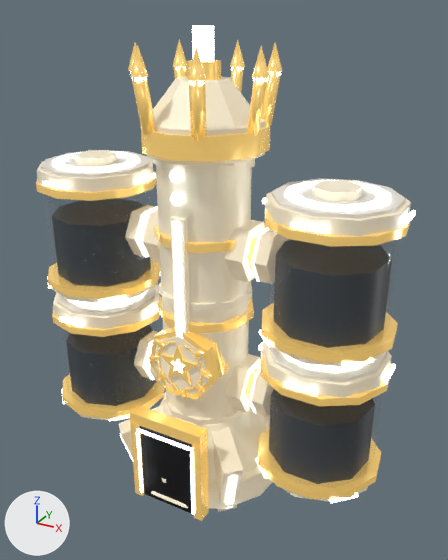
Before and after pictures for a commit that changed the glTF model assets/kit/skins/Vat_Graduate_T3.glb.
Rendered twice from a 50 mm camera at (4.95, -8.37, 8.13) aimed at (0.27, 0.13, 3.88). Lighting does not change. The marker at lower left points along +X, +Y and +Z. The first picture is the older version. Vertices at exactly the same position are counted once.

In view in the first picture: 'Vat_Graduate_T3'.
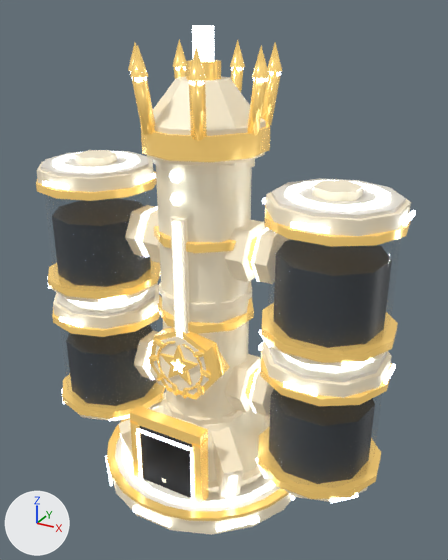
Boxes (x1, y1, x2, y2) around the edits, measured in the pictures (448 x 560 px):
'Vat_Graduate_T3', reshaped
    before: (36, 25, 416, 521)
    after: (36, 25, 416, 535)
part 1 of me_vat_graduate_t3, added (mostly hidden)
    after: (115, 402, 280, 511)
part 2 of me_vat_graduate_t3, added
    after: (112, 478, 291, 535)
part 3 of me_vat_graduate_t3, added
    after: (133, 505, 171, 528)
part 4 of me_vat_graduate_t3, reshaped
    before: (149, 339, 212, 399)
    after: (149, 339, 211, 399)
part 5 of me_vat_graduate_t3, added
    after: (105, 397, 289, 532)

The change, as a diff of the scene's bpy script:
```diff
--- a/assets/kit/skins/Vat_Graduate_T3.glb.py
+++ b/assets/kit/skins/Vat_Graduate_T3.glb.py
@@ me_vat_graduate_t3 @@
 # used by ob_vat_graduate_t3; location = (0.0, 0.0, 0.0)
-me_vat_graduate_t3.from_pydata(...)  # 2673 vertices, 4690 faces; spans x -3.27..3.27, y -1.47..1.45, z -0.03..7.89
+me_vat_graduate_t3.from_pydata(...)  # 2771 vertices, 4793 faces; spans x -3.27..3.27, y -1.94..1.94, z -0.03..7.89
+# me_vat_graduate_t3 part 1: a new loose piece, a 16-sided cylinder along z spanning x -1.8..1.8, y -1.8..1.8, z 0.38..0.41, in mat_os_grad_pearl (white #ede7da)
+# me_vat_graduate_t3 part 2: a new loose piece, a 17-sided cylinder along z spanning x -1.89..1.89, y -1.87..1.9, z 0.06..0.4, in mat_os_grad_ivory (beige #f3e7cb)
+# me_vat_graduate_t3 part 3: a new loose piece, a box spanning x -0.373..0.373, y -1.94..-1.89, z 0.19..0.29, in mat_os_light_001 (white #d4dde5, glowing white #edf6ff)
+# me_vat_graduate_t3 part 4: 384 vertices removed from x -0.62..0.62, y -0.95..-0.89, z 2.05..3.06; 128 vertices added at x -0.6..0.6, y -0.95..-0.89, z 2.07..3.06
+# me_vat_graduate_t3 part 5: 256 vertices added at x -1.93..1.93, y -1.92..1.92, z 0.19..0.44
+# other edits to the shape of me_vat_graduate_t3 do not show in these pictures
 me_vat_graduate_t3.materials.append(mat_os_grad_pearl)
```
